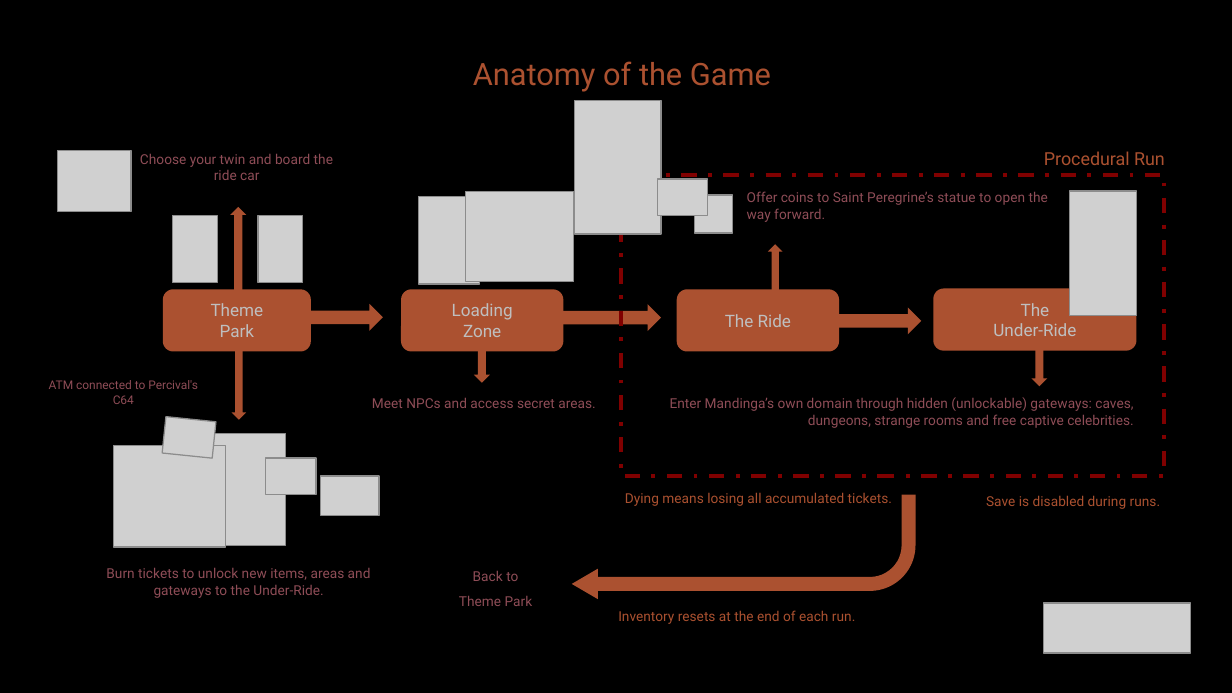
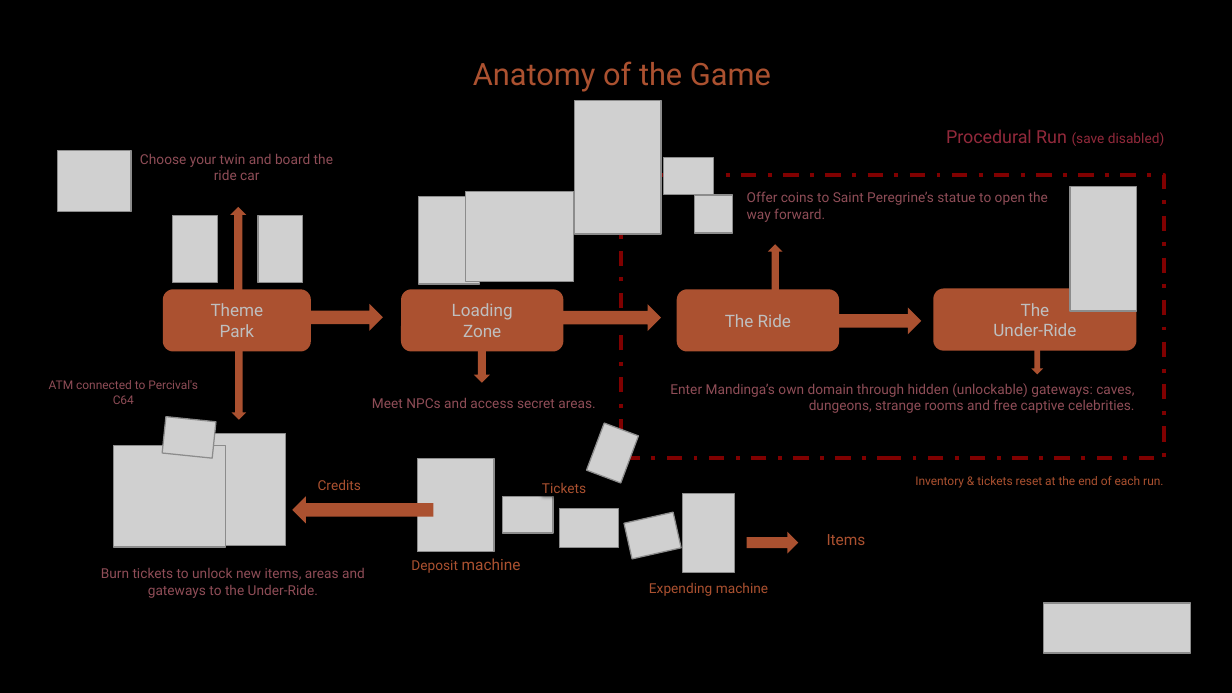
Before and after one commit to diegohcanepa/Remizione, a slide deck: slide 7 of Pitch Deck.pptx. Drawn at 1232x693 pixels with LibreOffice and Linux fonts; fonts in the diff are those of the drawing; grey boxes stand for pictures; background and template pictures are left out. Boxes give left, top, right and bottom in pixels: in the first picture for what was removed or moved away, otherwise in the second. Text is boxed around its words. In the diff, an @@ line names an element or a change of style, - is before the commit and + after.

```diff
--- a/Pitch Deck.pptx
+++ b/Pitch Deck.pptx
@@ text at [946, 129, 1164, 146]: text changed; size 10.5 to 8 pt; text colour #AB5130 to #92293B @@
-Procedural Run
+Procedural Run (save disabled)
@@ rectangle: place and size @@
-rectangle at [621, 175, 1164, 476]
+rectangle at [621, 175, 1164, 458]
@@ picture: place and size @@
-picture at [657, 179, 707, 216]
+picture at [663, 158, 713, 195]
@@ picture: place and size @@
-picture at [1069, 191, 1136, 315]
+picture at [1069, 187, 1136, 312]
@@ down arrow: place and size @@
-down arrow at [1031, 350, 1047, 386]
+down arrow at [1031, 350, 1044, 375]
@@ text "Enter Mandinga’s own domain through ...": place and size @@
-text "Enter Mandinga’s own domain through ..." at [670, 397, 1133, 428]
+text "Enter Mandinga’s own domain through ..." at [670, 383, 1134, 413]
@@ picture added at [587, 423, 639, 484] @@
@@ text added at [318, 479, 361, 490], 8 pt, text #AB5130 @@
+Credits
@@ picture added at [418, 458, 494, 552] @@
@@ text at [915, 476, 1163, 488]: text changed; size 8 to 7 pt @@
-Inventory resets at the end of each run.
+Inventory & tickets reset at the end of each run.
@@ right arrow added at [292, 496, 434, 524], fill #AB5130 @@
@@ picture: place and size @@
-picture at [266, 458, 317, 495]
+picture at [503, 496, 553, 533]
@@ text added at [542, 483, 586, 497], 8 pt, text #AB5130 @@
+Tickets
@@ picture: place and size @@
-picture at [320, 476, 379, 515]
+picture at [559, 509, 618, 548]
@@ bent arrow removed at [572, 495, 915, 600] @@
@@ text removed at [625, 492, 892, 506] @@
-Dying means losing all accumulated tickets.
@@ picture added at [683, 494, 734, 573] @@
@@ text removed at [986, 495, 1160, 509] @@
-Save is disabled during runs.
@@ picture added at [624, 512, 681, 560] @@
@@ right arrow added at [747, 532, 798, 554], fill #AB5130 @@
@@ text added at [827, 534, 866, 545], 9 pt, text #AB5130 @@
+Items
@@ text "Burn tickets to unlock new ...": place and size @@
-text "Burn tickets to unlock new ..." at [106, 568, 371, 598]
+text "Burn tickets to unlock new ..." at [101, 568, 365, 598]
@@ text added at [411, 558, 521, 573], 8 pt, text #AB5130 @@
+Deposit machine
@@ text removed at [459, 571, 533, 606] @@
-Back to
-Theme Park
@@ text added at [649, 583, 768, 596], 8 pt, text #AB5130 @@
+Expending machine
```
Also in this commit, not shown: 1 other slide changed, 38 other files.
